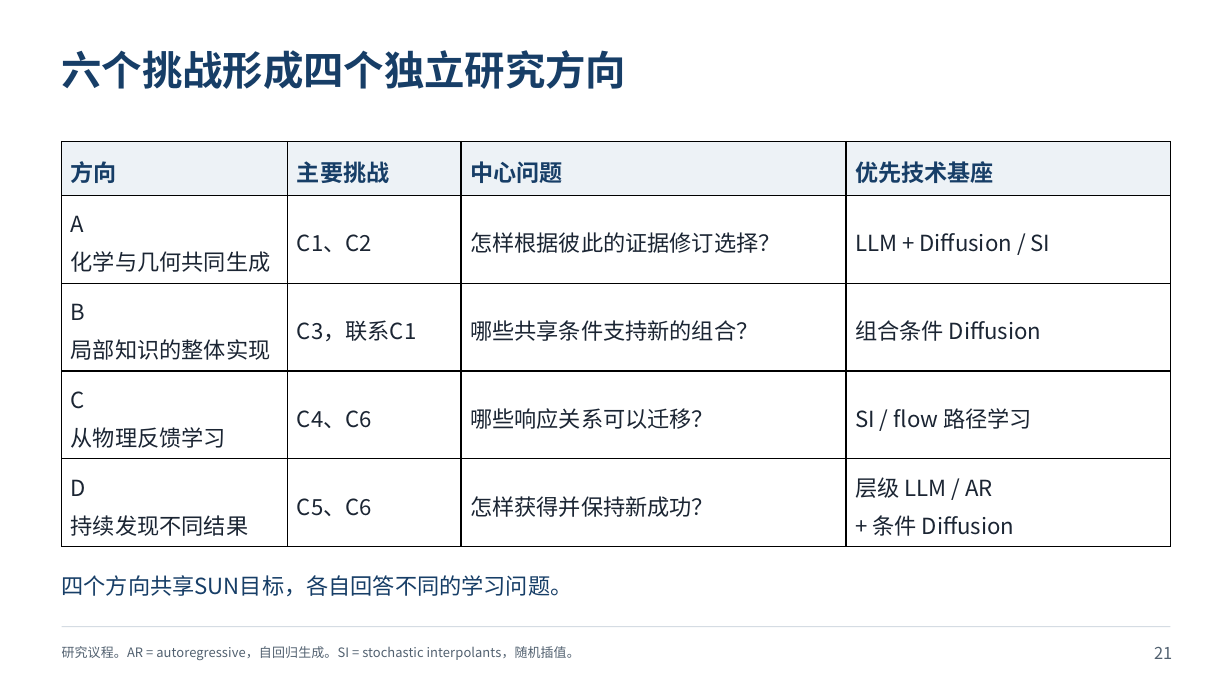
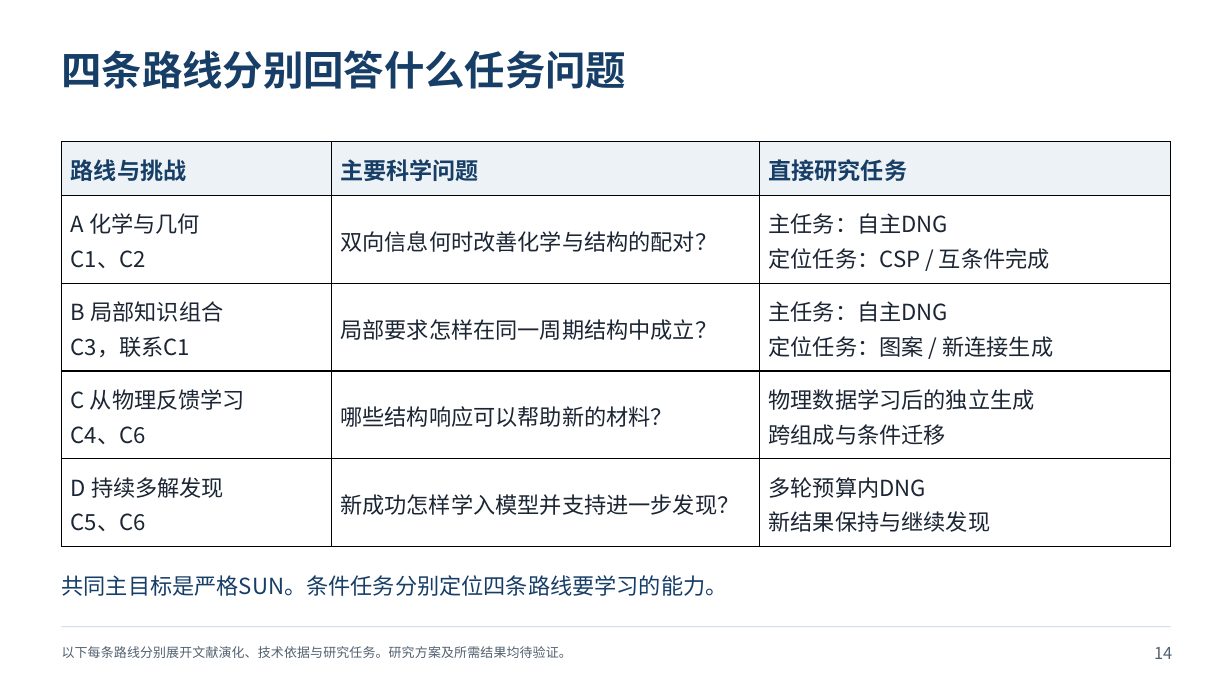
Before and after one commit to YWDDLiang/Research, a slide deck: slide 14 of crystal/evolution/presentation/crystal-generation-research-review.pptx (slide 21 before the commit). Drawn at 1232x693 pixels with LibreOffice and Linux fonts; fonts in the diff are those of the drawing. Boxes give left, top, right and bottom in pixels: in the first picture for what was removed or moved away, otherwise in the second. Text is boxed around its words. In the diff, an @@ line names an element or a change of style, - is before the commit and + after.

```diff
--- a/crystal/evolution/presentation/crystal-generation-research-review.pptx
+++ b/crystal/evolution/presentation/crystal-generation-research-review.pptx
@@ text at [62, 50, 627, 89]: text changed @@
-六个挑战形成四个独立研究方向
+四条路线分别回答什么任务问题
@@ table at [62, 141, 1172, 547] @@
-column 1: 方向 | A / 化学与几何共同生成 | B / 局部知识的整体实现 | C / 从物理反馈学习 | D / 持续发现不同结果
-column 2: 主要挑战 | C1、C2 | C3，联系C1 | C4、C6 | C5、C6
-column 3: 中心问题 | 怎样根据彼此的证据修订选择？ | 哪些共享条件支持新的组合？ | 哪些响应关系可以迁移？ | 怎样获得并保持新成功？
-column 4: 优先技术基座 | LLM + Diffusion / SI | 组合条件 Diffusion | SI / flow 路径学习 | 层级 LLM / AR / + 条件 Diffusion
+column 1: 路线与挑战 | A 化学与几何 / C1、C2 | B 局部知识组合 / C3，联系C1 | C 从物理反馈学习 / C4、C6 | D 持续多解发现 / C5、C6
+column 2: 主要科学问题 | 双向信息何时改善化学与结构的配对？ | 局部要求怎样在同一周期结构中成立？ | 哪些结构响应可以帮助新的材料？ | 新成功怎样学入模型并支持进一步发现？
+column 3: 直接研究任务 | 主任务：自主DNG / 定位任务：CSP / 互条件完成 | 主任务：自主DNG / 定位任务：图案 / 新连接生成 | 物理数据学习后的独立生成 / 跨组成与条件迁移 | 多轮预算内DNG / 新结果保持与继续发现
@@ text at [62, 575, 728, 596]: text changed @@
-四个方向共享SUN目标，各自回答不同的学习问题。
+共同主目标是严格SUN。条件任务分别定位四条路线要学习的能力。
@@ text at [62, 646, 572, 658]: text changed @@
-研究议程。AR = autoregressive，自回归生成。SI = stochastic interpolants，随机插值。
+以下每条路线分别展开文献演化、技术依据与研究任务。研究方案及所需结果均待验证。
@@ text at [1154, 647, 1172, 659]: text changed @@
-21
+14
```
Also in this commit, not shown: 13 other slides changed, 16 slides added, 14 slides removed, 5 other files.
